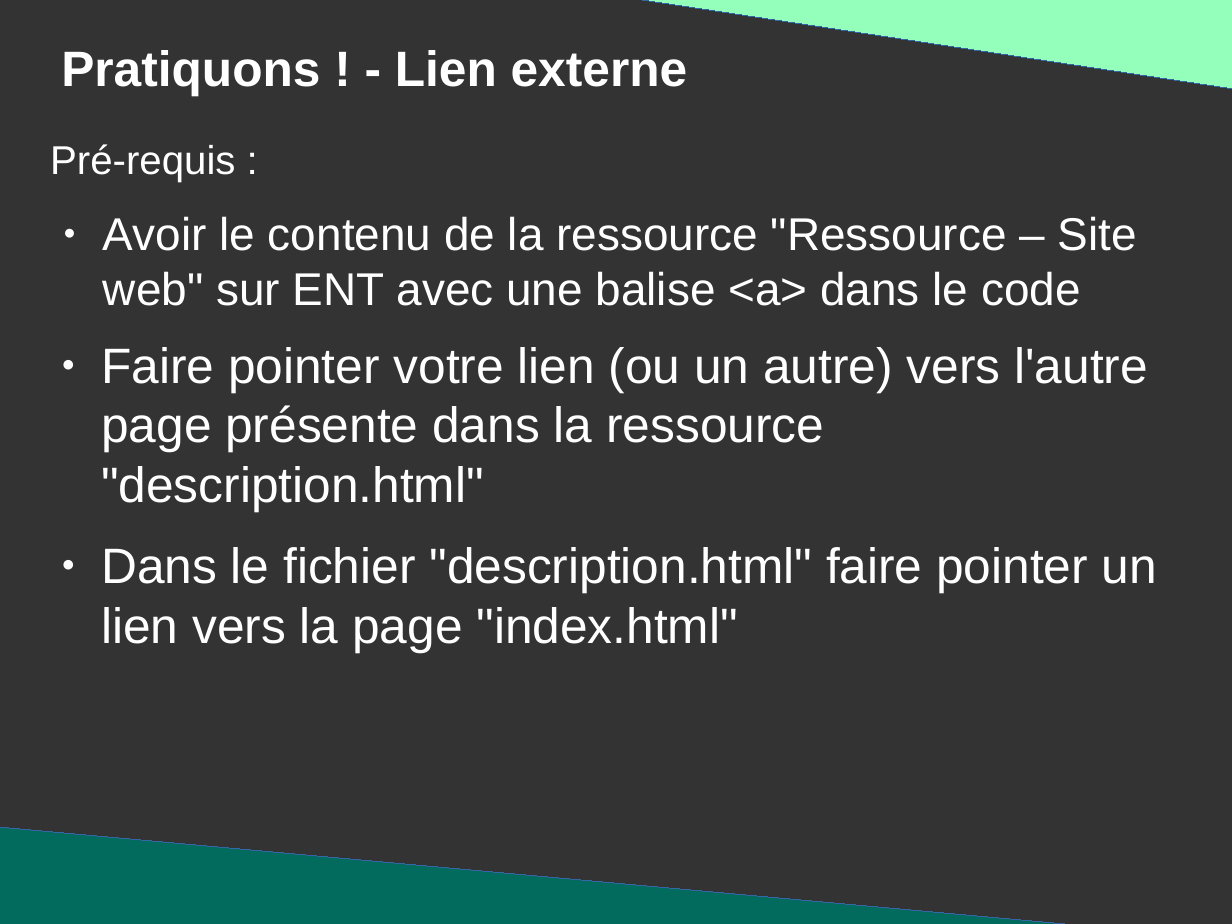
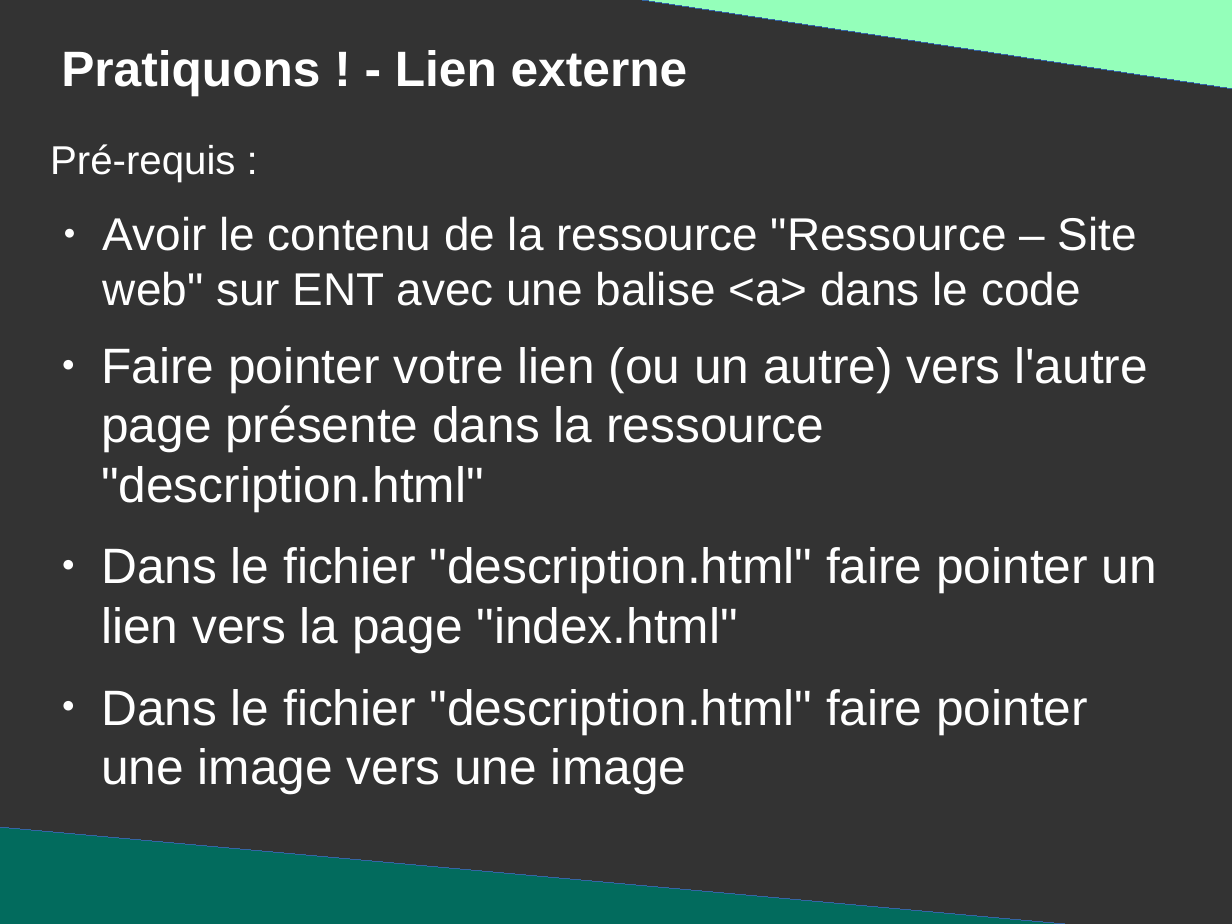
Before and after one commit to DanYellow/presentations, a slide deck: slide 31 of mmi/html/travaux-pratiques/numero-3/presentation.odp. Drawn at 1232x924 pixels with LibreOffice and Linux fonts; fonts in the diff are those of the drawing. Boxes give left, top, right and bottom in pixels: in the first picture for what was removed or moved away, otherwise in the second. Text is boxed around its words. In the diff, an @@ line names an element or a change of style, - is before the commit and + after.

```diff
--- a/mmi/html/travaux-pratiques/numero-3/presentation.odp
+++ b/mmi/html/travaux-pratiques/numero-3/presentation.odp
@@ text at box(101, 689, 1088, 794): paragraph added @@
+● Dans le fichier "description.html" faire pointer une image vers une image
```
Also in this commit, not shown: 4 other slides changed, 1 slide added, 2 other files.
